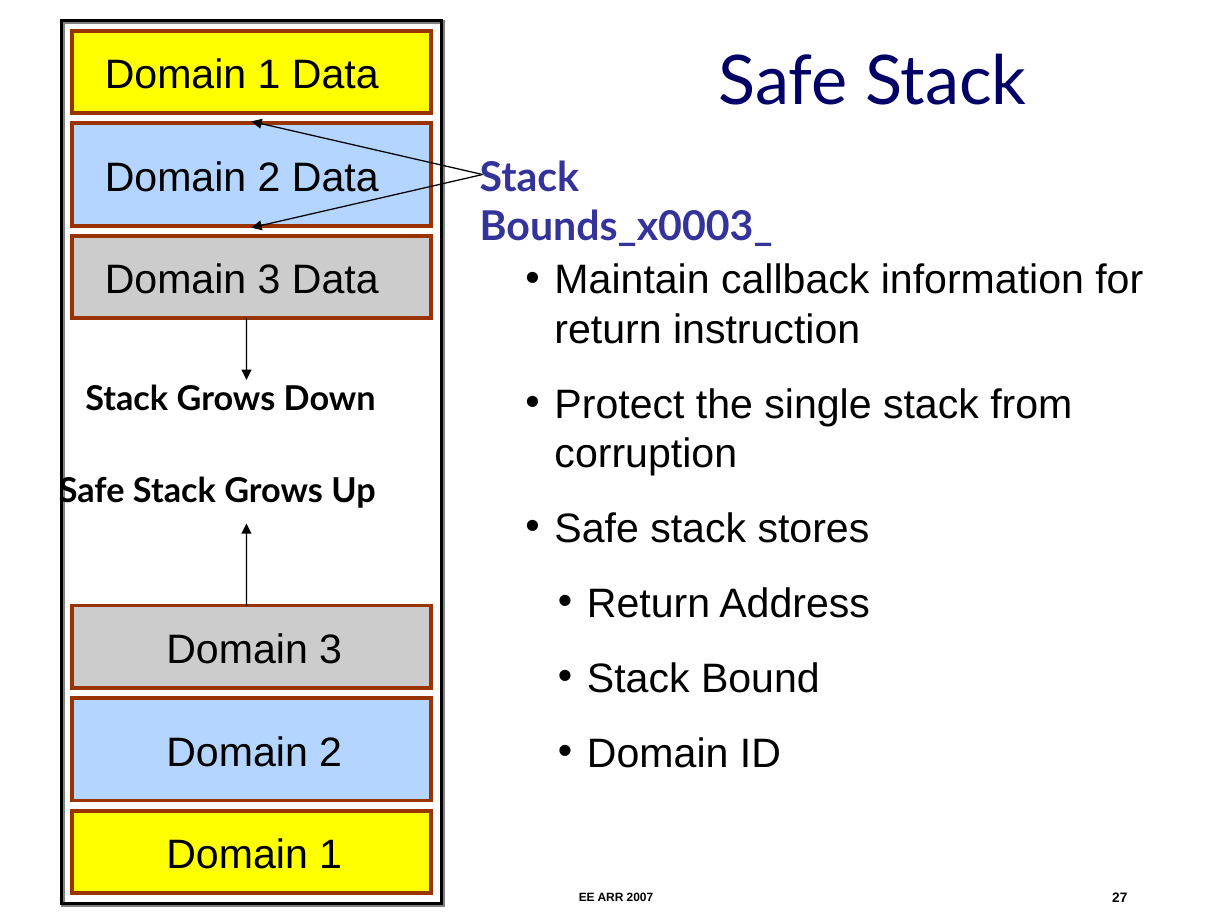
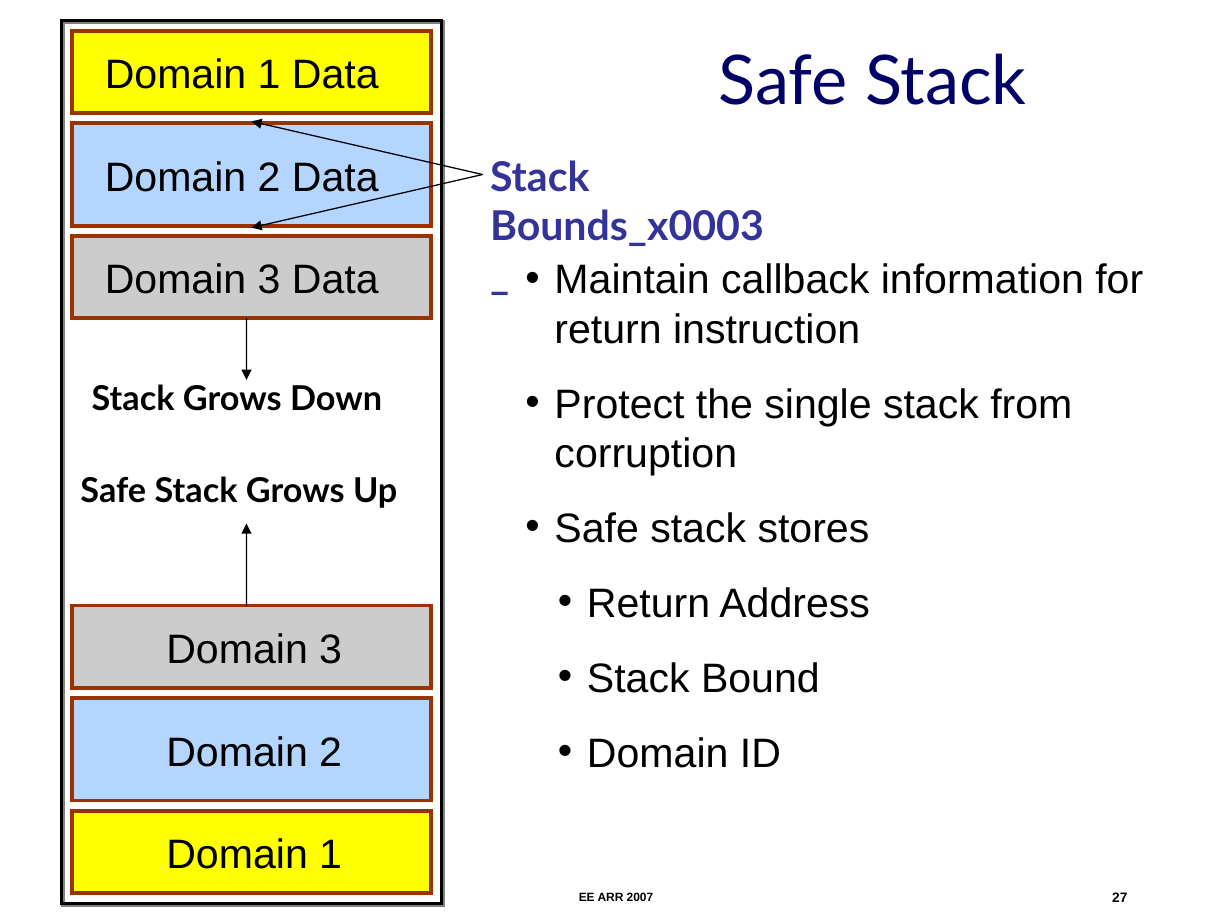
Before and after one commit to nesl/umpu, a slide deck: slide 27 of docs/ee-arr-2007/ee-arr.ppt. Drawn at 1232x924 pixels with LibreOffice and Linux fonts; fonts in the diff are those of the drawing. Boxes give left, top, right and bottom in pixels: in the first picture for what was removed or moved away, otherwise in the second. Text is boxed around its words. In the diff, an @@ line names an element or a change of style, - is before the commit and + after.

```diff
--- a/docs/ee-arr-2007/ee-arr.ppt
+++ b/docs/ee-arr-2007/ee-arr.ppt
@@ text "Stack Bounds_x0003_" rewrapped from [480,160,773,246] to [490,160,764,246] @@
@@ text "Stack Grows Down": place and size @@
-text "Stack Grows Down" at [85,384,376,411]
+text "Stack Grows Down" at [92,384,382,411]
@@ text "Safe Stack Grows Up" rewrapped from [59,473,375,509] to [80,476,397,508] @@
```
Also in this commit, not shown: 19 other slides changed.
